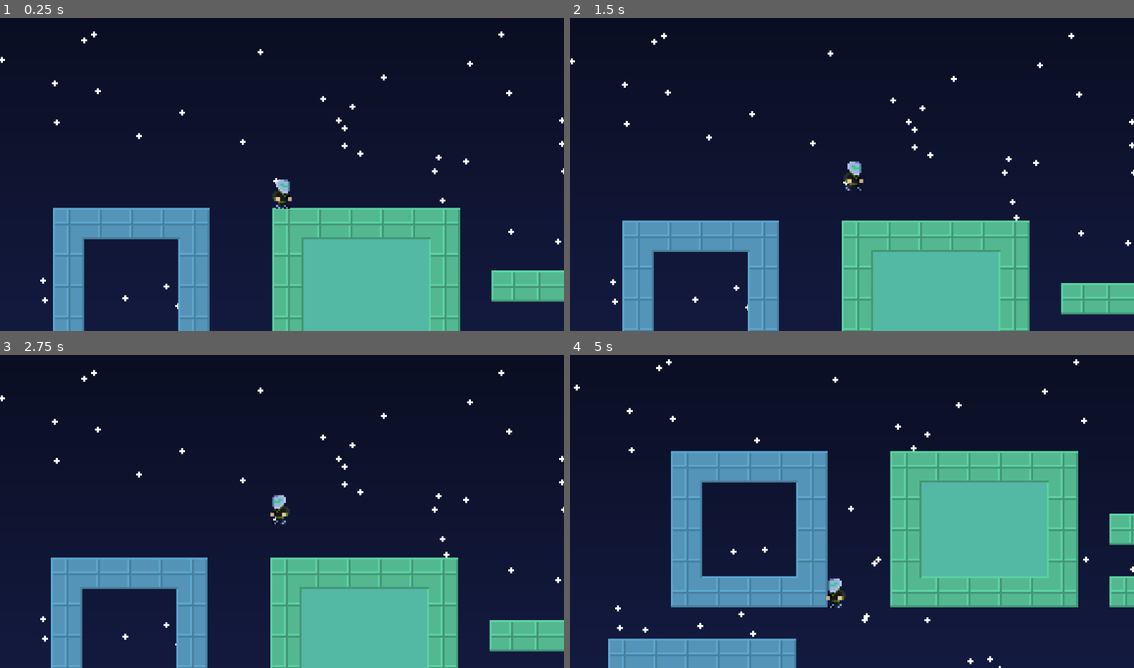
Above: before the commit, frames 1-4 (two rows, left to right).
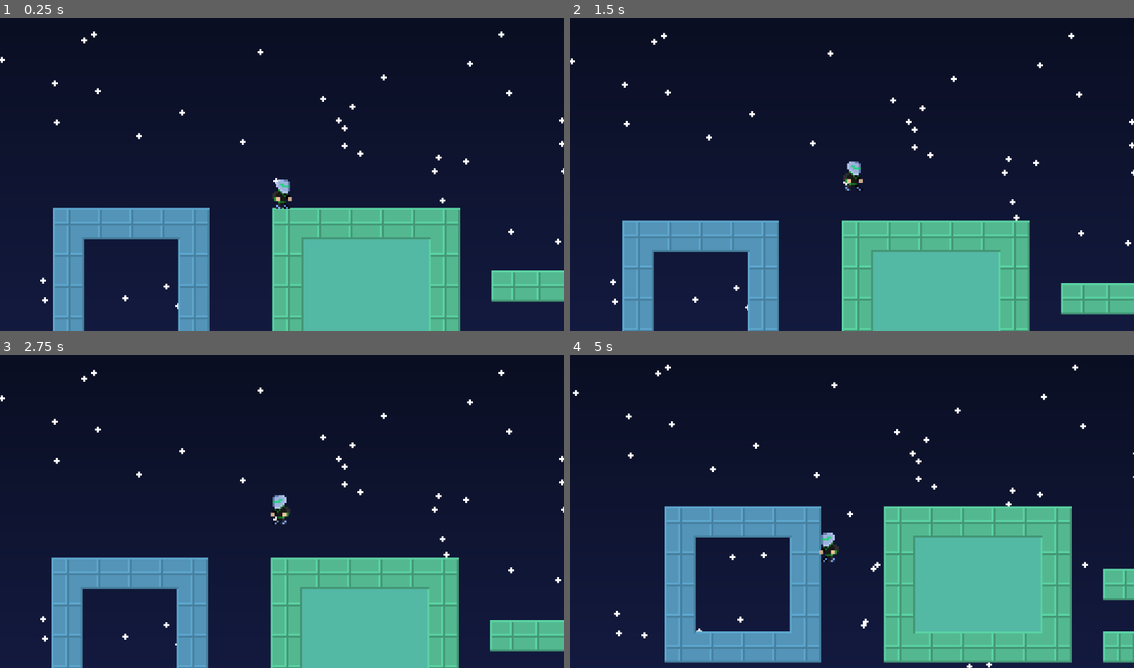
Above: after the commit, the same moments.

Repository: reneelias/Godot-2D-Platformer
Game: Godot game, scene res://Scenes/main.tscn
The game is run twice, just before and just after one commit, with the same random seed, the same clock (stepped at 60 frames per second) and the same inputs.
Inputs:
- Up to frame 1 (0.25 s): no input
- Up to frame 2 (1.5 s): hold R 0.53-1.28 s; hold D from 0.53 s (still down); tap Space at 0.77 s; tap R at 1.35 s
- Up to frame 3 (2.75 s): tap Space at 1.52 s; release D at 2.03 s; hold A from 2.03 s (still down); hold R from 2.03 s (still down)
- Up to frame 4 (5 s): release A at 2.78 s; release R at 2.78 s; hold D 2.78-4.28 s; tap R at 2.85, 4.35 s; tap Space at 3.02, 3.77, 4.52 s; hold R 3.53-4.28 s; hold A from 4.28 s (still down)

The runs differ from the first frame. In frame 1, less than 0.1% of the frame differs, in the area x 48-52%, y 54-60%; in frame 2, less than 0.1%; in frame 3, 0.7%; in frame 4, 31%, in the area x 0-100%, y 1-100%.

Commit message:
slight character update and other small changes

Diff:
--- a/2d-platformer/Scenes/main.tscn
+++ b/2d-platformer/Scenes/main.tscn
@@ -212,10 +212,10 @@
 
 [node name="Player" parent="." instance=ExtResource("4_jjvhh")]
 position = Vector2(-59, -121)
-moveSpeed = 7.0
+moveSpeed = 5.0
 jumpSpeed = 75
 friction = 0.1
 inAirDamp = 0.8
-jumpSpeedFrames = 15
-maxVelX = 150
+jumpSpeedFrames = 14
+maxVelX = 100
 jumpSpeedScaler = 0.375
Binary file changed: 2d-platformer/Sprites/Character_SpriteSheet.png
